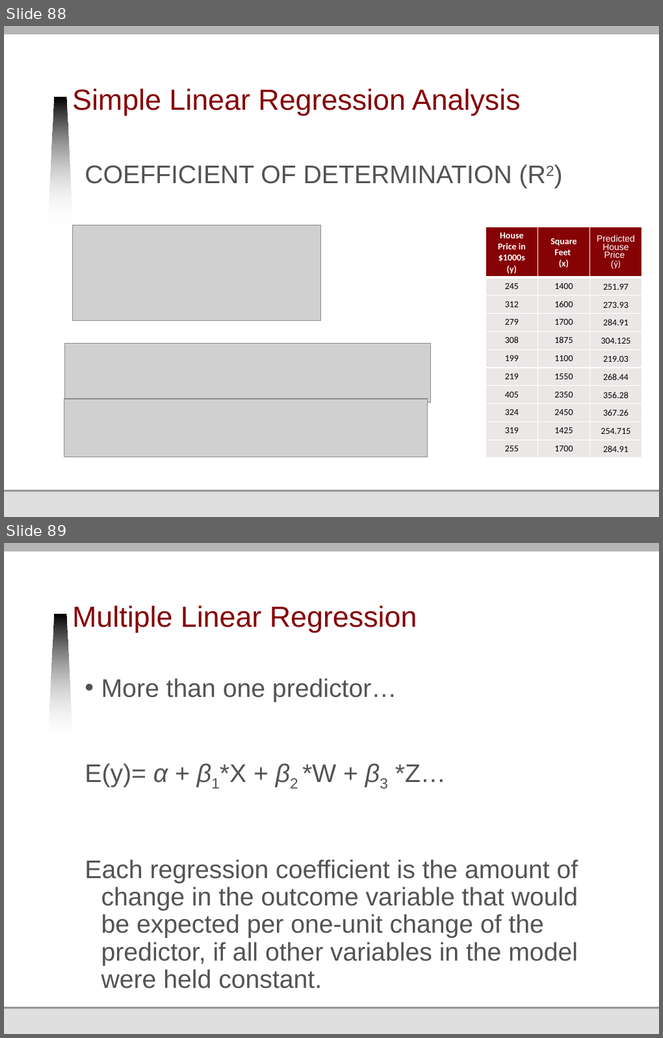
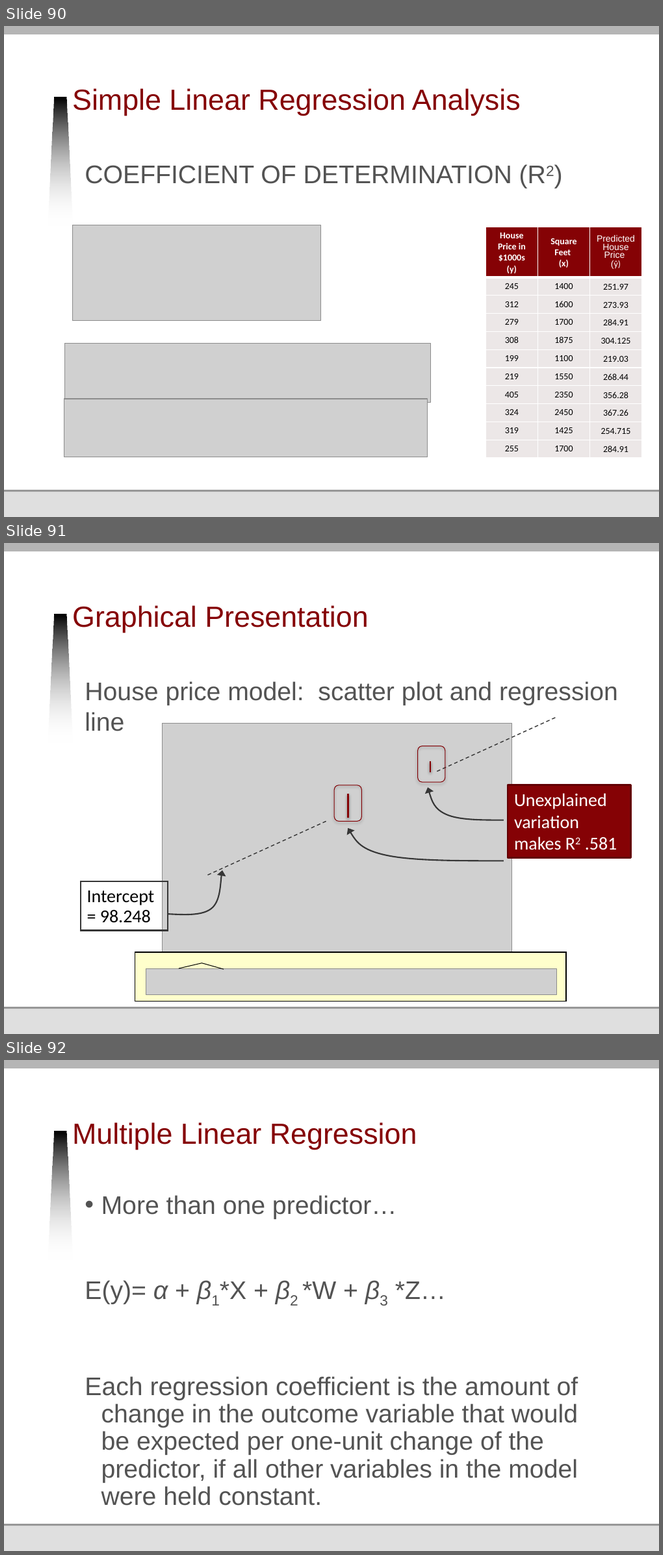
Before and after one commit to jmankoff/data, a slide deck: Lectures/9 Correlation and Regression.pptx. Shown one above the other, each under a label of ours: slides 88 and 89 before the commit, slides 90, 91 and 92 after it. The pictures are 663x1038 and 663x1555 pixels, drawn with LibreOffice and Linux fonts; fonts in the diff are those of the drawing; grey boxes stand for pictures; background and template pictures are left out. Boxes give left, top, right and bottom in pixels: in the first picture for what was removed or moved away, otherwise in the second. Text is boxed around its words. In the diff, an @@ line names an element or a change of style, - is before the commit and + after.

```diff
--- a/Lectures/9 Correlation and Regression.pptx
+++ b/Lectures/9 Correlation and Regression.pptx
@@ slide 91 added at box(4, 543, 659, 1034), background #FFFFFF; not listed: 6 template elements that a slide beside it also shows @@
@@ title added at box(72, 605, 368, 633), 32 pt, text #850205 @@
+Graphical Presentation
@@ text added at box(85, 681, 618, 731), 28 pt, text #535353 @@
+House price model: scatter plot and regression line
@@ line added from (556, 718) to (435, 772), #363636 1 pt dashed @@
@@ picture added at box(163, 723, 512, 960) @@
@@ rounded rectangle added at box(418, 746, 445, 782), outline #840003 0.75 pt @@
@@ line added from (430, 761) to (430, 772), #850205 2 pt @@
@@ rounded rectangle added at box(334, 785, 362, 821), outline #840003 0.75 pt @@
@@ line added from (348, 794) to (348, 818), #850205 2 pt @@
@@ freeform shape added at box(428, 787, 504, 820), outline #363636 1.5 pt @@
@@ rectangle added at box(508, 785, 631, 858), fill #850205, outline #620104 2 pt, 20 pt, text #FFFFFF @@
+Unexplained variation makes R2 .581
@@ line added from (326, 821) to (206, 876), #363636 1 pt dashed @@
@@ freeform shape added at box(348, 828, 504, 861), outline #363636 1.5 pt @@
@@ freeform shape added at box(168, 871, 222, 916), outline #363636 1.5 pt @@
@@ rectangle added at box(81, 882, 168, 931), outline #363636 1.5 pt, 20 pt, text #000000 @@
+Intercept
+= 98.248
@@ rectangle added at box(135, 953, 566, 1002), fill #FFFFCC, outline #000000 1 pt @@
@@ picture added at box(146, 969, 557, 995) @@
@@ freeform shape added at box(179, 964, 224, 969), outline #000000 0.75 pt @@
@@ what was slide 88 is now slide 90 @@
@@ what was slide 89 is now slide 92 @@
```
Also in this commit, not shown: 51 slides changed, 5 other slides added, 3 slides removed.
